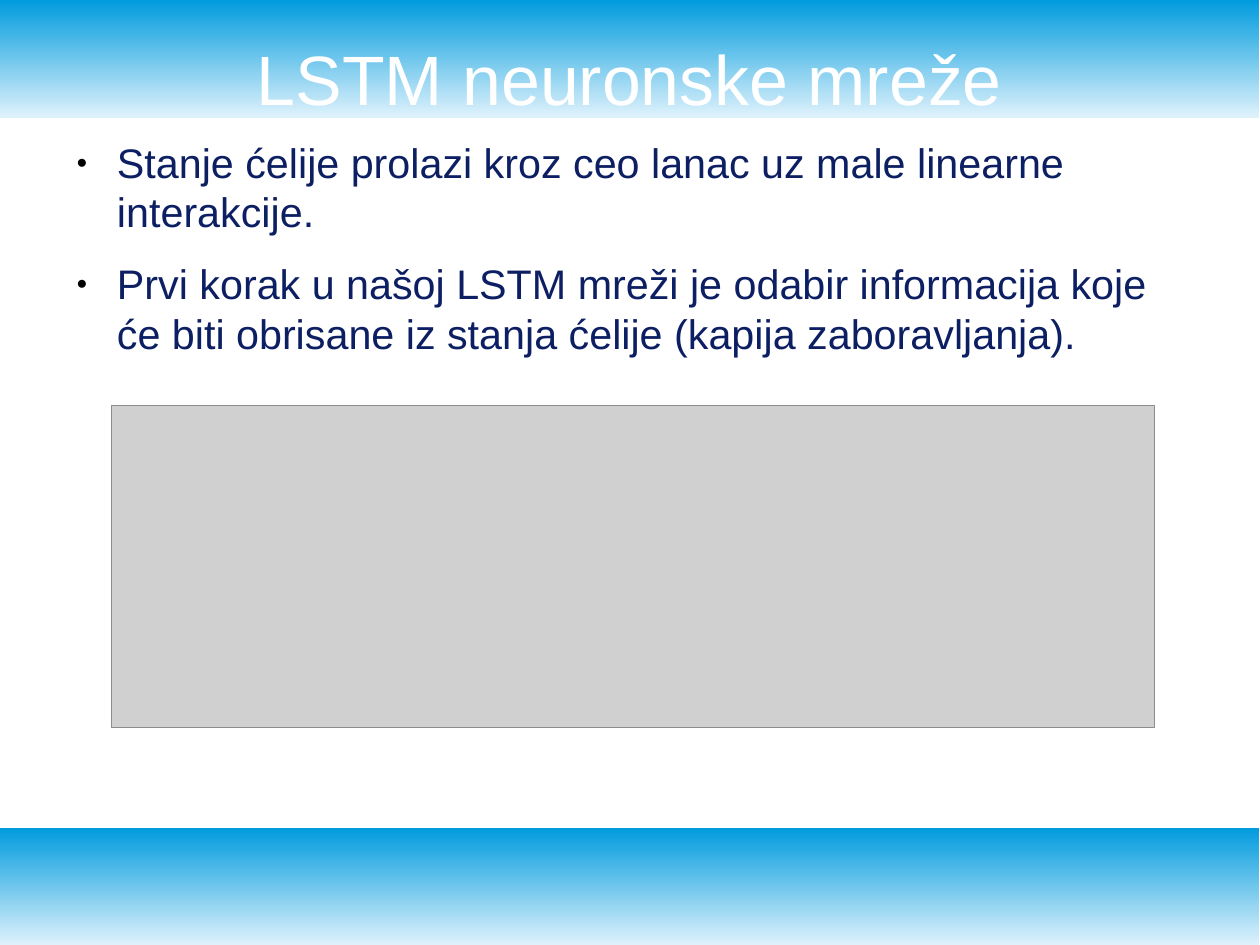
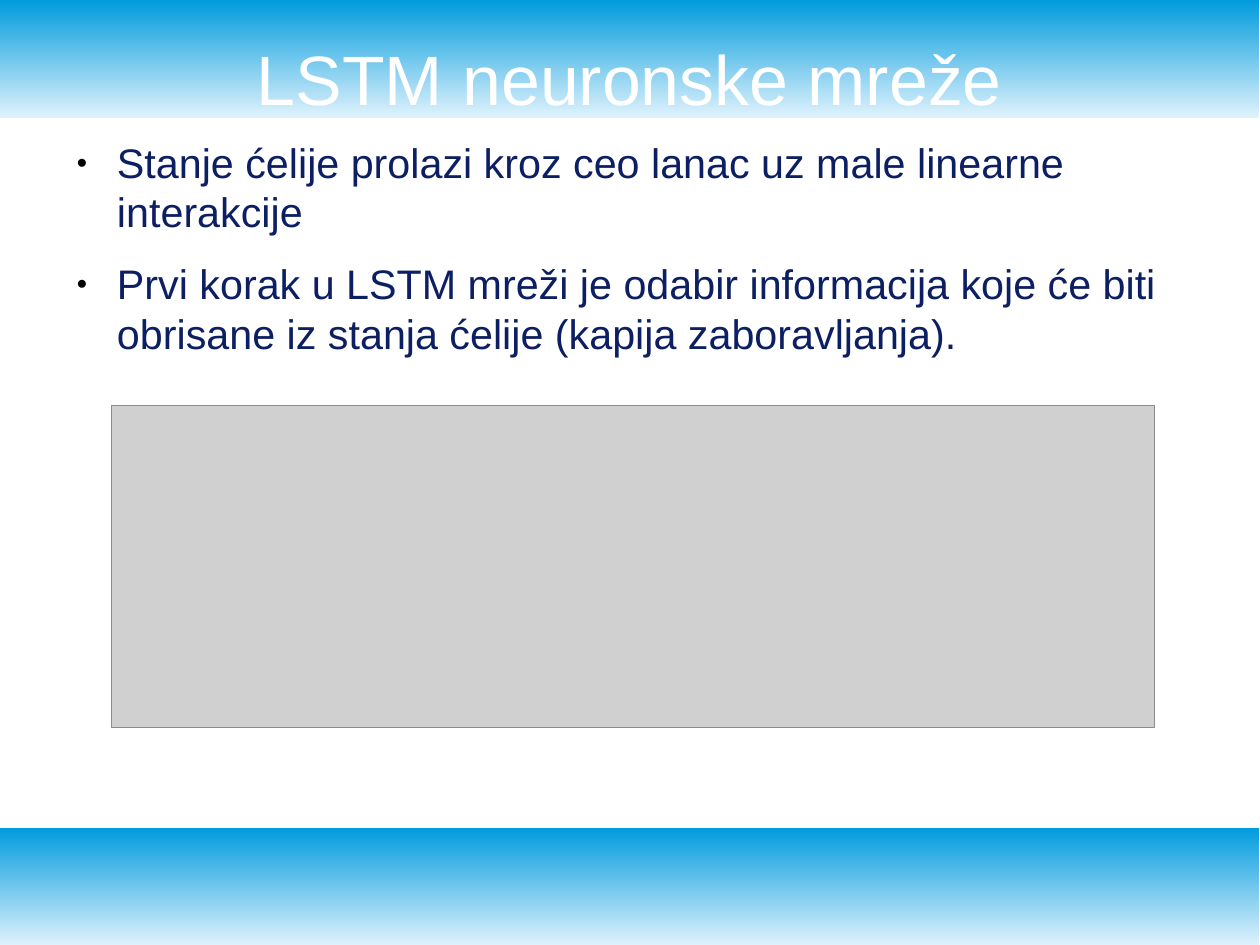
Before and after one commit to NevenaSoldat/text_generation, a slide deck: slide 9 of presentation.odp. Drawn at 1260x945 pixels with LibreOffice and Linux fonts; fonts in the diff are those of the drawing; grey boxes stand for pictures. Boxes give left, top, right and bottom in pixels: in the first picture for what was removed or moved away, otherwise in the second. Text is boxed around its words. In the diff, an @@ line names an element or a change of style, - is before the commit and + after.

```diff
--- a/presentation.odp
+++ b/presentation.odp
@@ text at (117, 147, 1156, 357): text changed @@
-● Stanje ćelije prolazi kroz ceo lanac uz male linearne interakcije.
-● Prvi korak u našoj LSTM mreži je odabir informacija koje će biti obrisane iz stanja ćelije (kapija zaboravljanja).
+● Stanje ćelije prolazi kroz ceo lanac uz male linearne interakcije
+● Prvi korak u LSTM mreži je odabir informacija koje će biti obrisane iz stanja ćelije (kapija zaboravljanja).
```
Also in this commit, not shown: 14 other slides changed, 6 other files.
